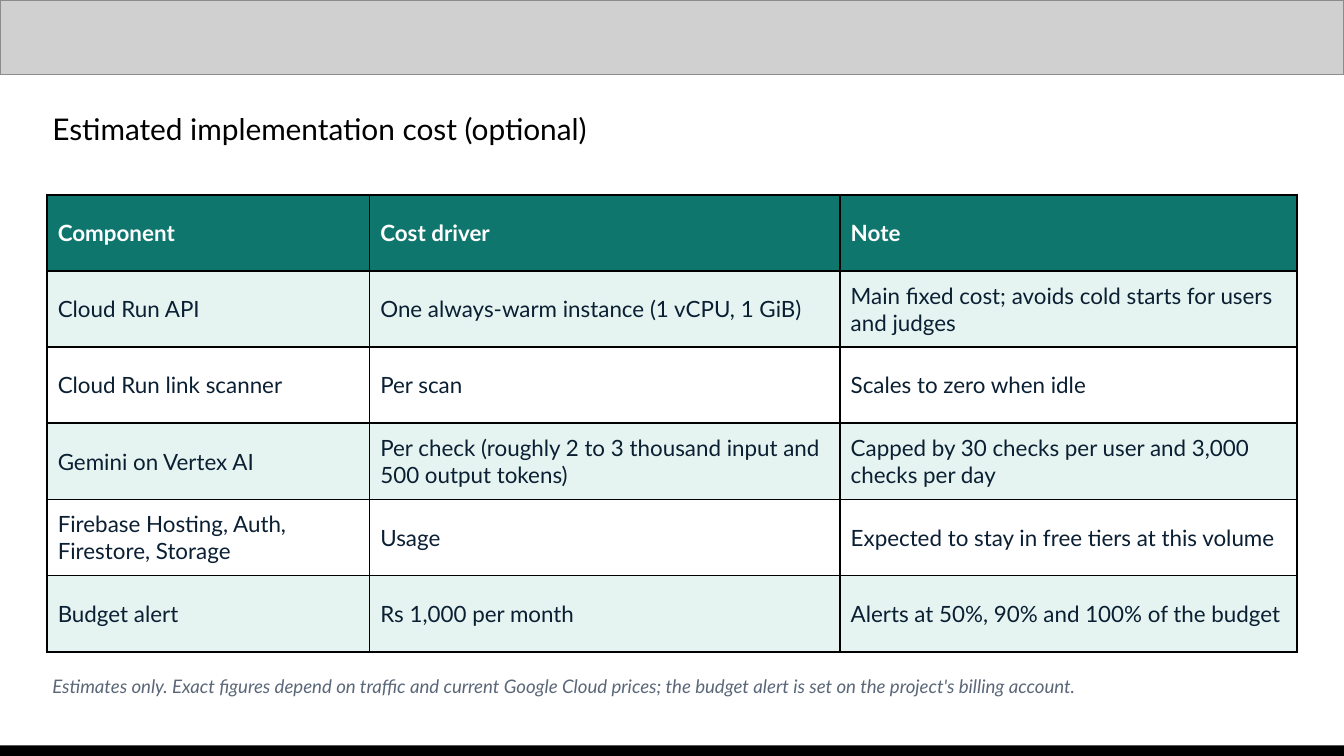
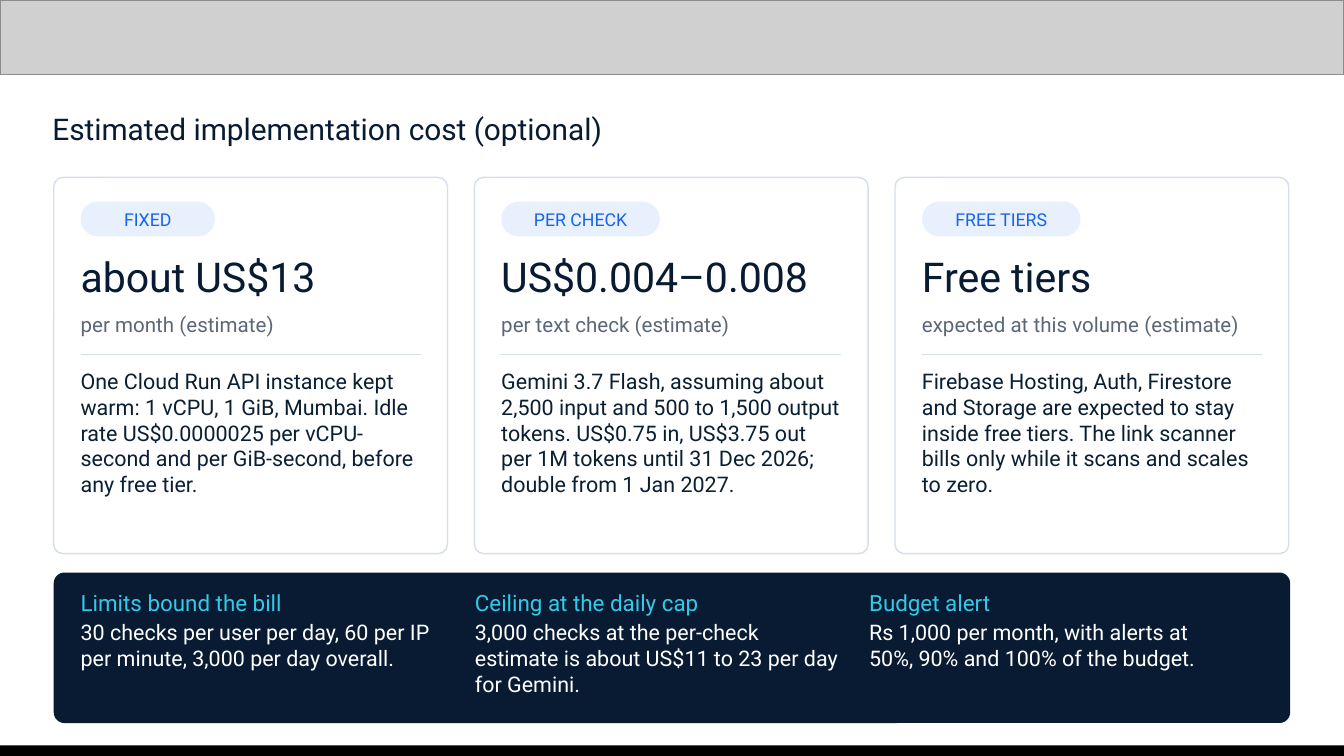
Before and after one commit to Namans12/scam-shield, a slide deck: slide 10 of docs/submission/Scam-Shield-deck.pptx. Drawn at 1344x756 pixels with LibreOffice and Linux fonts; fonts in the diff are those of the drawing; grey boxes stand for pictures. Boxes give left, top, right and bottom in pixels: in the first picture for what was removed or moved away, otherwise in the second. Text is boxed around its words. In the diff, an @@ line names an element or a change of style, - is before the commit and + after.

```diff
--- a/docs/submission/Scam-Shield-deck.pptx
+++ b/docs/submission/Scam-Shield-deck.pptx
@@ text "Estimated implementation cost (optional)" at bbox=[52, 116, 602, 147]: font Lato to Roboto, text colour #000000 to #081B32 @@
@@ rounded rectangle added at bbox=[54, 177, 448, 554], fill #FFFFFF, outline #D5DEEB 0.75 pt @@
@@ rounded rectangle added at bbox=[474, 177, 868, 554], fill #FFFFFF, outline #D5DEEB 0.75 pt @@
@@ rounded rectangle added at bbox=[895, 177, 1289, 554], fill #FFFFFF, outline #D5DEEB 0.75 pt @@
@@ table removed at bbox=[47, 195, 1297, 652], 6 rows, 3 columns @@
-Component | Cost driver | Note
-Cloud Run API | One always-warm instance (1 vCPU, 1 GiB) | Main fixed cost; avoids cold starts for users and judges
-Cloud Run link scanner | Per scan | Scales to zero when idle
-Gemini on Vertex AI | Per check (roughly 2 to 3 thousand input and 500 output tokens) | Capped by 30 checks per user and 3,000 checks per day
-Firebase Hosting, Auth, Firestore, Storage | Usage | Expected to stay in free tiers at this volume
-Budget alert | Rs 1,000 per month | Alerts at 50%, 90% and 100% of the budget
@@ rounded rectangle added at bbox=[81, 202, 215, 237], fill #E8F0FE @@
@@ rounded rectangle added at bbox=[501, 202, 660, 237], fill #E8F0FE @@
@@ rounded rectangle added at bbox=[922, 202, 1081, 237], fill #E8F0FE @@
@@ text added at bbox=[124, 213, 171, 226], 9.5 pt, text #1764E8 @@
+FIXED
@@ text added at bbox=[534, 213, 627, 226], 9.5 pt, text #1764E8 @@
+PER CHECK
@@ text added at bbox=[955, 213, 1047, 226], 9.5 pt, text #1764E8 @@
+FREE TIERS
@@ text added at bbox=[81, 258, 315, 297], 22 pt, text #081B32 @@
+about US$13
@@ text added at bbox=[501, 258, 808, 297], 22 pt, text #081B32 @@
+US$0.004–0.008
@@ text added at bbox=[922, 262, 1091, 293], 22 pt, text #081B32 @@
+Free tiers
@@ text added at bbox=[81, 316, 273, 337], 11 pt, text #5B6778 @@
+per month (estimate)
@@ text added at bbox=[501, 316, 729, 337], 11 pt, text #5B6778 @@
+per text check (estimate)
@@ text added at bbox=[922, 316, 1238, 337], 11 pt, text #5B6778 @@
+expected at this volume (estimate)
@@ line added from (81, 355) to (421, 355), #D5DEEB 0.75 pt @@
@@ line added from (501, 355) to (841, 355), #D5DEEB 0.75 pt @@
@@ line added from (922, 355) to (1262, 355), #D5DEEB 0.75 pt @@
@@ text added at bbox=[81, 373, 414, 497], 11.5 pt, text #0B1F33 @@
+One Cloud Run API instance kept warm: 1 vCPU, 1 GiB, Mumbai. Idle rate US$0.0000025 per vCPU-second and per GiB-second, before any free tier.
@@ text added at bbox=[501, 373, 839, 493], 11.5 pt, text #0B1F33 @@
+Gemini 3.7 Flash, assuming about 2,500 input and 500 to 1,500 output tokens. US$0.75 in, US$3.75 out per 1M tokens until 31 Dec 2026; double from 1 Jan 2027.
@@ text added at bbox=[922, 373, 1249, 493], 11.5 pt, text #0B1F33 @@
+Firebase Hosting, Auth, Firestore and Storage are expected to stay inside free tiers. The link scanner bills only while it scans and scales to zero.
@@ rounded rectangle added at bbox=[54, 573, 1290, 723], fill #081B32 @@
@@ text added at bbox=[81, 594, 429, 671], 11.5 pt, text #FFFFFF @@
+Limits bound the bill
+30 checks per user per day, 60 per IP per minute, 3,000 per day overall.
@@ text added at bbox=[475, 594, 838, 693], 11.5 pt, text #FFFFFF @@
+Ceiling at the daily cap
+3,000 checks at the per-check estimate is about US$11 to 23 per day for Gemini.
@@ text added at bbox=[869, 594, 1195, 671], 11.5 pt, text #FFFFFF @@
+Budget alert
+Rs 1,000 per month, with alerts at 50%, 90% and 100% of the budget.
@@ text removed at bbox=[52, 679, 1075, 697] @@
-Estimates only. Exact figures depend on traffic and current Google Cloud prices; the budget alert is set on the project's billing account.
```
Also in this commit, not shown: 12 other slides changed, 1 slide added, 1 slide removed, 59 other files.
